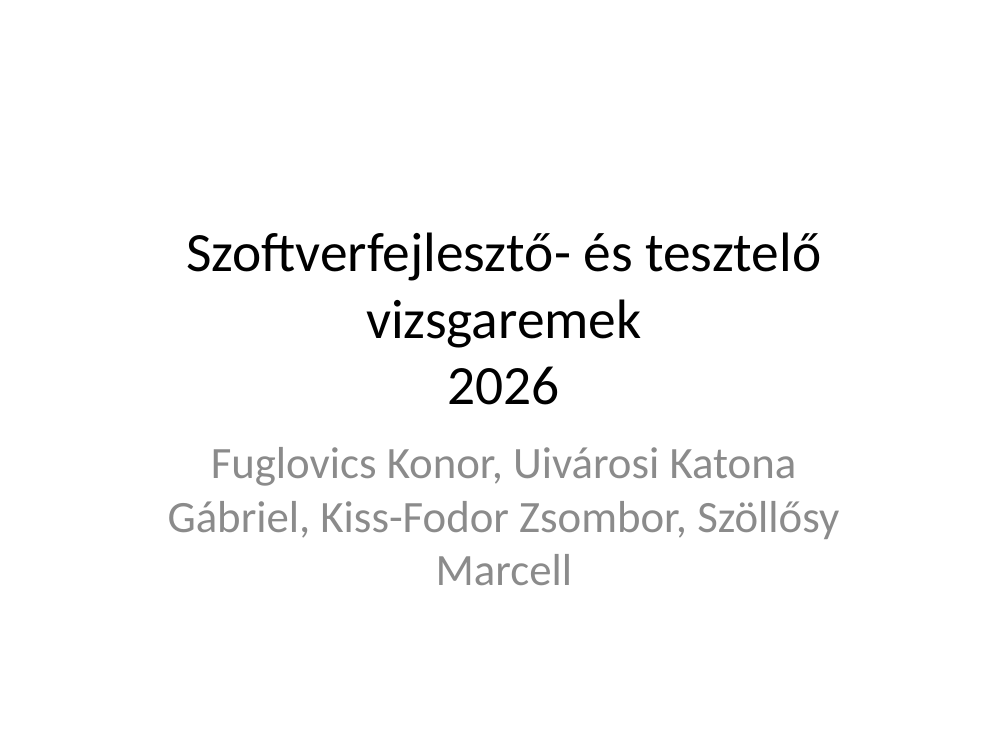
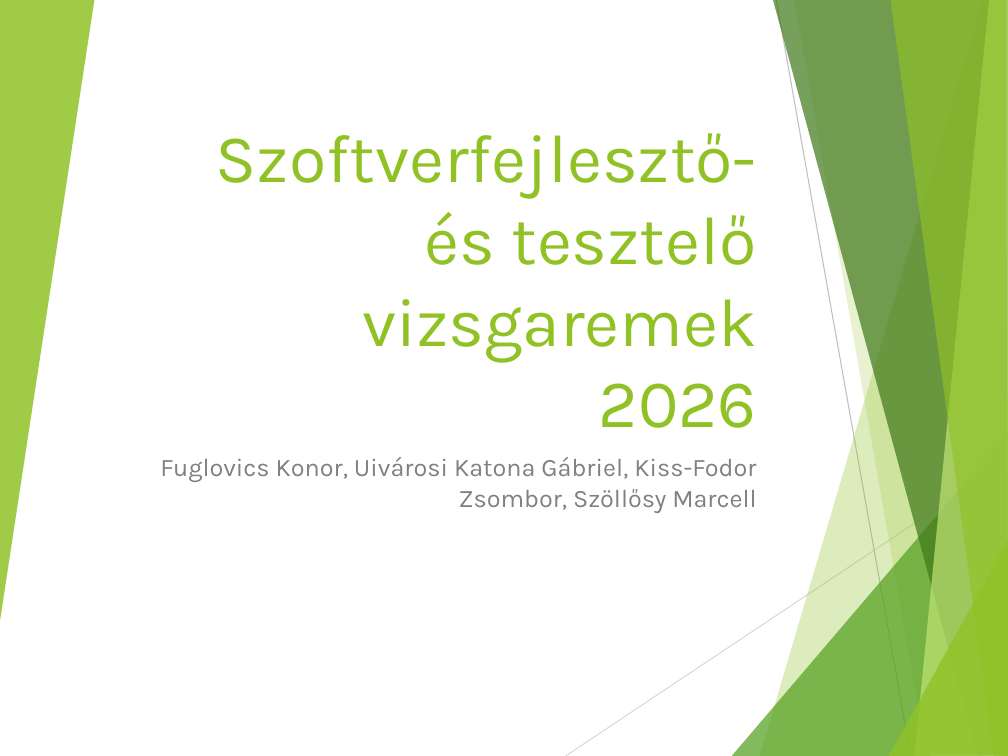
Before and after one commit to Gabi4555/Vizsga_Project, a slide deck: slide 1 of Szoftverfejlesztő- és tesztelő vizsgaremek.pptx. Drawn at 1008x756 pixels with LibreOffice and Linux fonts; fonts in the diff are those of the drawing. Boxes give left, top, right and bottom in pixels: in the first picture for what was removed or moved away, otherwise in the second. Text is boxed around its words. In the diff, an @@ line names an element or a change of style, - is before the commit and + after.

```diff
--- a/Szoftverfejlesztő- és tesztelő vizsgaremek.pptx
+++ b/Szoftverfejlesztő- és tesztelő vizsgaremek.pptx
@@ group added at box(0, 0, 1008, 756): 8 freeform shapes, 2 lines @@
@@ title "Szoftverfejlesztő- és tesztelő vizsgaremek 2026": place and size @@
-title "Szoftverfejlesztő- és tesztelő vizsgaremek 2026" at box(186, 232, 821, 405)
+title "Szoftverfejlesztő- és tesztelő vizsgaremek 2026" at box(216, 133, 757, 428)
@@ title "Szoftverfejlesztő- és tesztelő vizsgaremek 2026" at box(216, 133, 757, 428): size 39.6 to 48.6 pt, font Calibri to Karla, text colour #000000 to #90C226; alignment centre to right; vertical alignment middle to bottom @@
@@ subtitle "Fuglovics Konor, Uivárosi Katona Gábriel, ...": place and size @@
-subtitle "Fuglovics Konor, Uivárosi Katona Gábriel, ..." at box(168, 447, 839, 585)
+subtitle "Fuglovics Konor, Uivárosi Katona Gábriel, ..." at box(160, 457, 756, 513)
@@ subtitle "Fuglovics Konor, Uivárosi Katona Gábriel, ..." at box(160, 457, 756, 513): size 32 to 18 pt, font Calibri to Karla, text colour #8C8C8C to #808080; alignment centre to right; more space between paragraphs @@
```
Also in this commit, not shown: 11 other slides changed, 1 other file.
